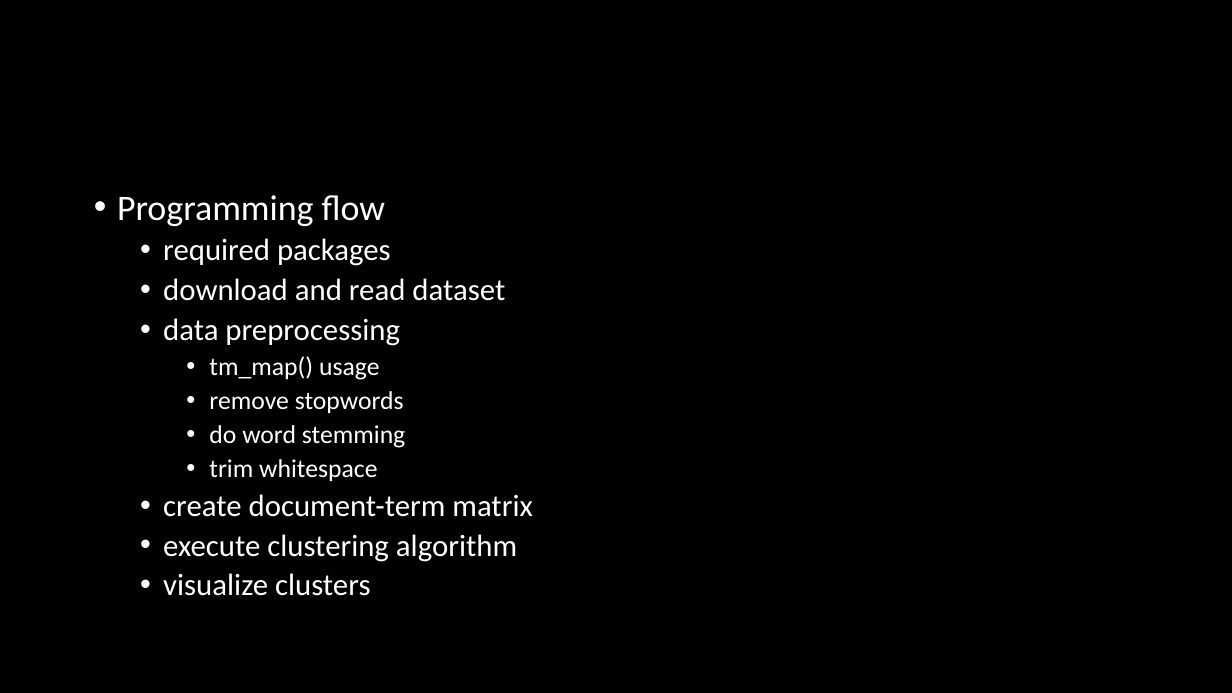
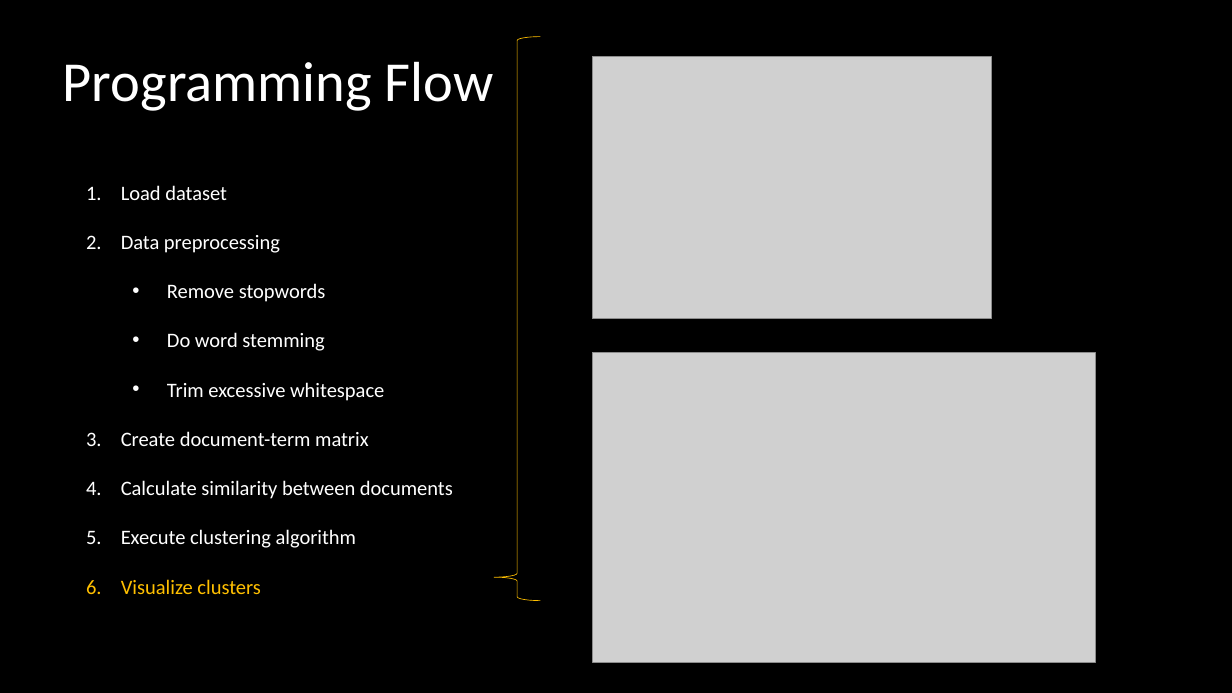
Before and after one commit to CrashedBboy/NCKU_Text_Analysis, a slide deck: slide 16 of week12_text_clustering/Text Clustering.pptx (slide 1 before the commit). Drawn at 1232x693 pixels with LibreOffice and Linux fonts; fonts in the diff are those of the drawing; grey boxes stand for pictures. Boxes give left, top, right and bottom in pixels: in the first picture for what was removed or moved away, otherwise in the second. Text is boxed around its words. In the diff, an @@ line names an element or a change of style, - is before the commit and + after.

```diff
--- a/week12_text_clustering/Text Clustering.pptx
+++ b/week12_text_clustering/Text Clustering.pptx
@@ left brace added at <box>494,37,541,601</box>, outline #FFC000 0.5 pt @@
@@ picture added at <box>592,56,992,319</box> @@
@@ title added at <box>63,61,494,111</box>, 44 pt, text #FFFFFF @@
+Programming Flow
@@ text at <box>121,185,453,594</box>: text changed; size 24 to 16 pt @@
-• Programming flow
-  • required packages
-  • download and read dataset
-  • data preprocessing
-    • tm_map() usage
-    • remove stopwords
-    • do word stemming
-    • trim whitespace
-  • create document-term matrix
-  • execute clustering algorithm
-  • visualize clusters
+1. Load dataset
+2. Data preprocessing
+  • Remove stopwords
+  • Do word stemming
+  • Trim excessive whitespace
+3. Create document-term matrix
+4. Calculate similarity between documents
+5. Execute clustering algorithm
+6. Visualize clusters
@@ picture added at <box>592,353,1096,663</box> @@
```
Also in this commit, not shown: 18 slides added, 2 other files.
